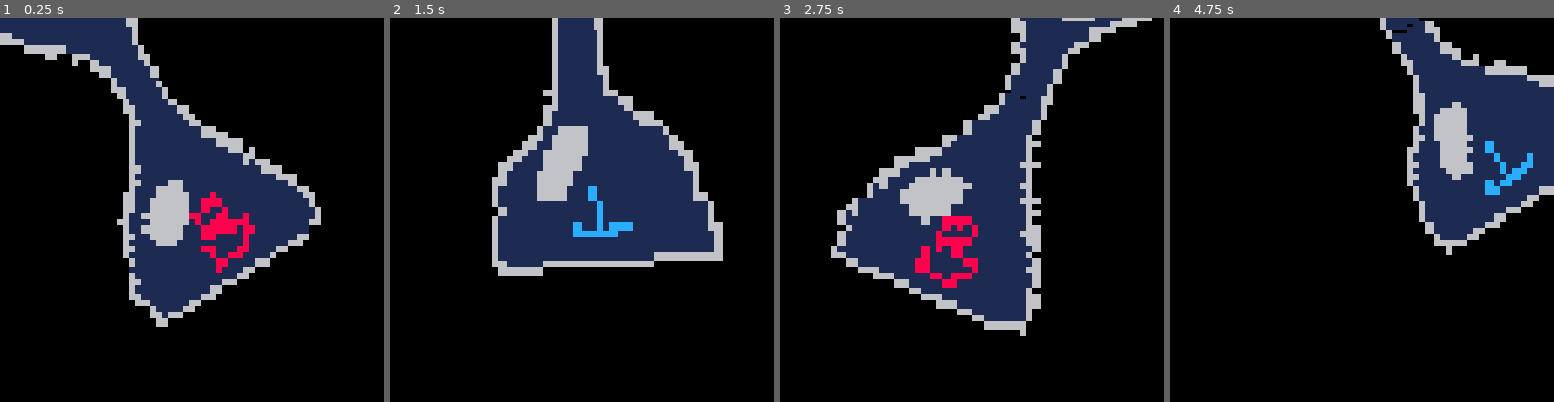
Above: before the commit, frames 1-4 (left to right).
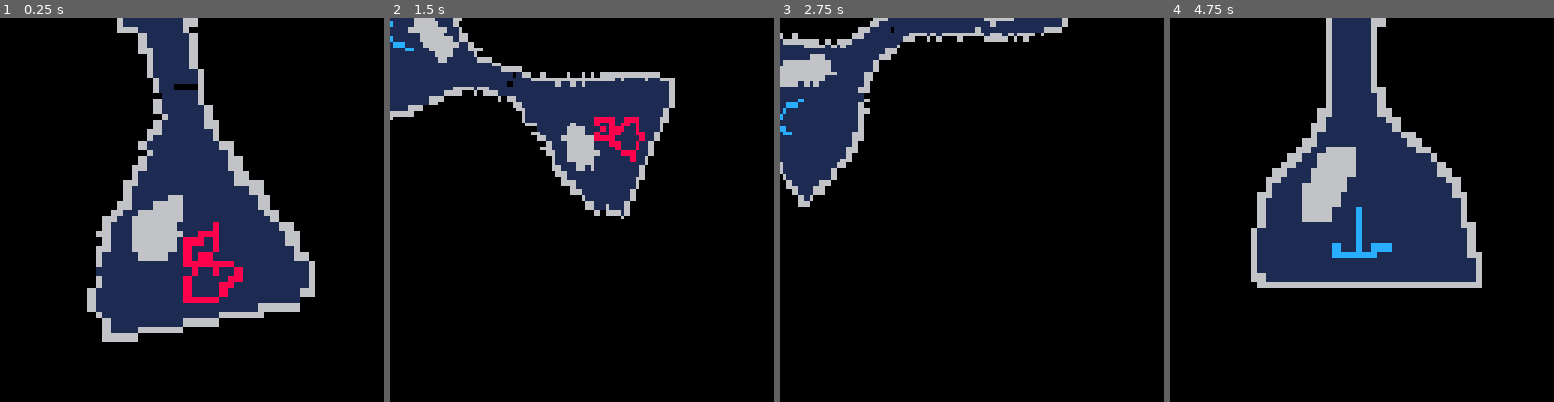
Above: after the commit, the same moments.

Repository: charlie-wt/timefall
Game: PICO-8 cartridge game.p8
Two runs of this game, one before a commit and one after it. Both use one fixed random seed, a clock stepped at 60 frames per second and the inputs below.
Inputs:
- Up to frame 1 (0.25 s): no input
- Up to frame 2 (1.5 s): tap X (X key) at 0.33, 1.07 s; tap O (Z key) at 0.7 s
- Up to frame 3 (2.75 s): hold Right 1.6-2.1 s; tap O (Z key) at 1.7, 2.1, 2.5 s; tap X (X key) at 1.85 s; hold Up 2.15-2.42 s; hold Right from 2.47 s (still down)
- Up to frame 4 (4.75 s): tap O (Z key) every 0.4 s from 2.9 to 4.5 s; tap X (X key) at 2.97, 4.08 s; release Right at 3.03 s; hold Left 3.08-3.58 s; hold Right 4.02-4.68 s; hold Up from 4.73 s (still down)

The runs differ from the first frame. In frame 1, 24% of the frame differs, in the area x 0-84%, y 0-85%; in frame 2, 28%; in frame 3, 36%; in frame 4, 38%, in the area x 21-100%, y 0-71%.

Commit message:
formalise flipping time

Diff:
--- a/flipping.lua
+++ b/flipping.lua
@@ -39,8 +39,8 @@
 function draw_hourglass_top()
 	local sprite_loc = {x=00, y=24}
 
-	local angle = time() / 3
-	local scale = 2 + cos(time() * 2 / 3)/2
+	local angle = state.flipping:progress()/2
+	local scale = 2 + cos(state.flipping:progress())/2
 
 	local orbit_offset = {
 		x = sin(angle),
@@ -68,8 +68,8 @@
 function draw_hourglass_bottom()
 	local sprite_loc = {x=64, y=00}
 
-	local angle = time() / 3
-	local scale = 2 + cos(time() * 2 / 3)/2
+	local angle = state.flipping:progress()/2
+	local scale = 2 + cos(state.flipping:progress())/2
 
 	local screen_pos = {
 		x = -(full_sprite_w_tiles * scale) * 4,
--- a/game.p8
+++ b/game.p8
@@ -17,6 +17,15 @@
 		score_before_current_flip = 0
 	},
 	flipping = {
+		t_started = nil,
+
+		init = function(self)
+			self.t_started = time()
+		end,
+
+		progress = function(self)
+			return min((time() - self.t_started) / 4, 1)
+		end
 	}
 }
 
@@ -53,6 +62,7 @@
 	platforms:init()
 
 	state.scene = "flipping"
+	state.flipping:init()
 end
 
 function total_score()
@@ -145,8 +155,8 @@
 		end
 	elseif state.scene == "flipping" then
 		cls(0)
-		local y_off = -(1 - cos(time()/3))/2
-		local y_off_total_amt = 100
+		local y_off = -(1 - cos(state.flipping:progress()/2))/2
+		local y_off_total_amt = 94
 		camera(-64, -64 - y_off_total_amt*y_off)
 		draw_hourglass_top()
 		draw_hourglass_bottom()
